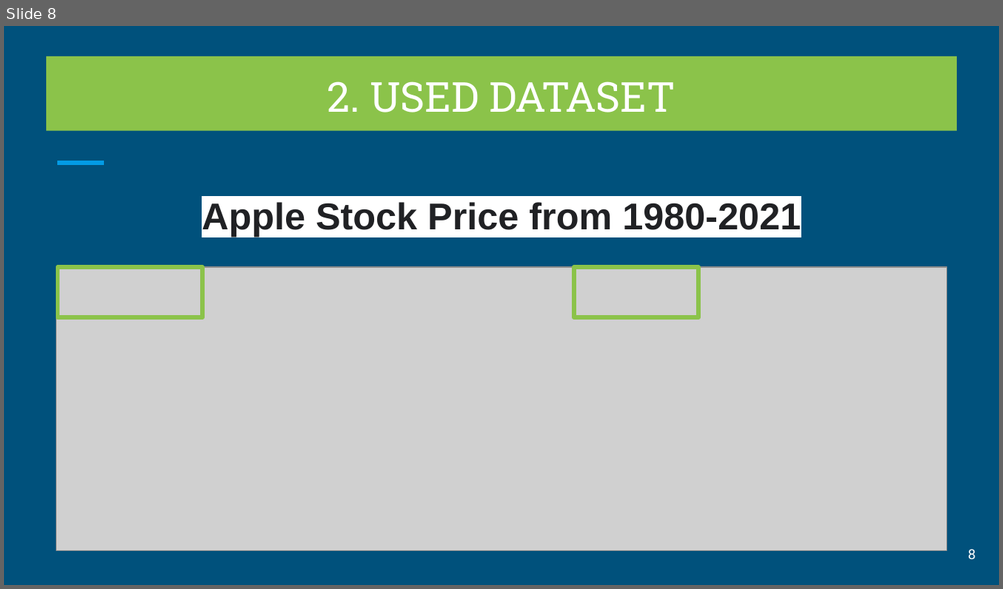
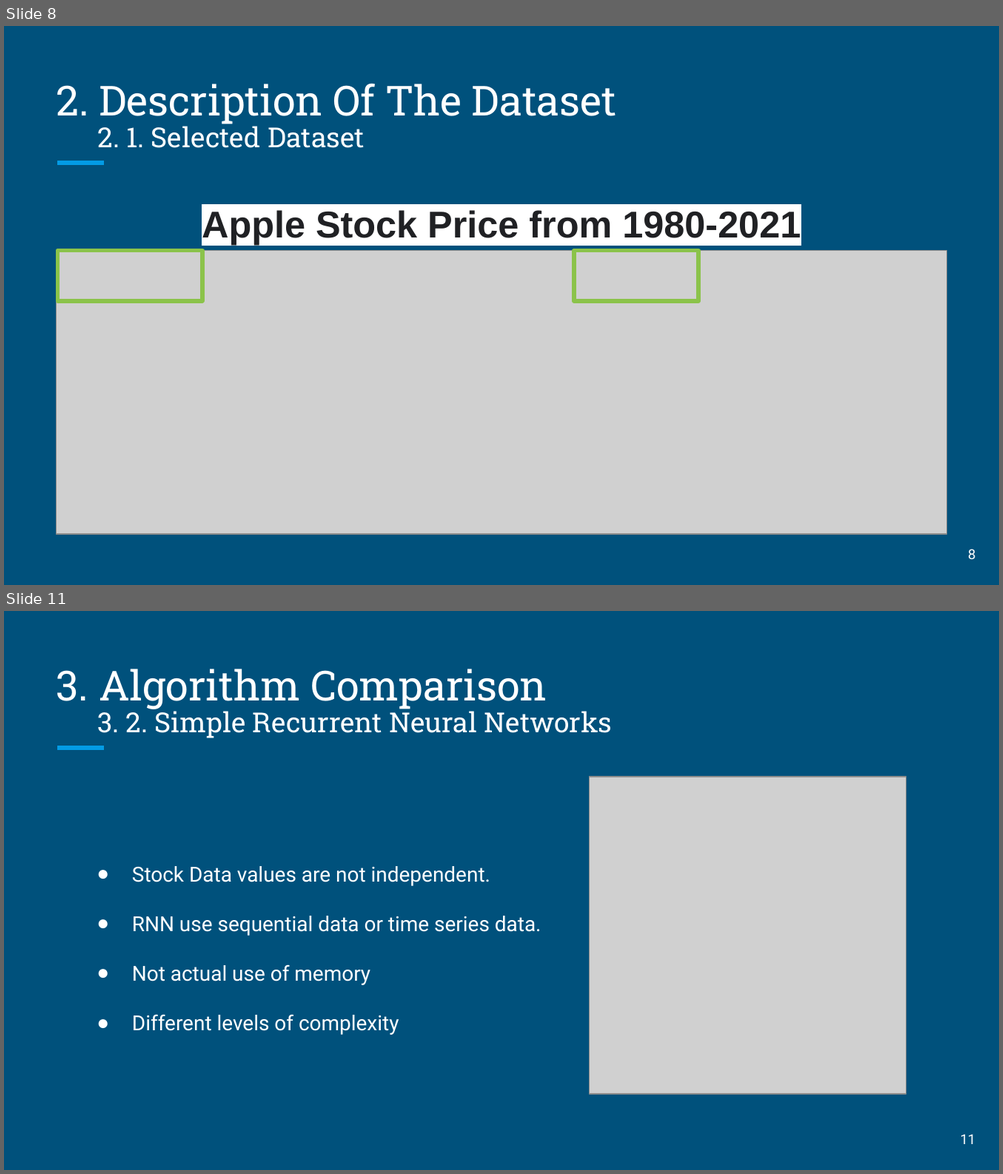
Before and after one commit to ferriitoo/CS584-Machine-Learning, a slide deck: project/CS584-ML-Project.pptx. Shown one above the other, each under a label of ours: slide 8 before the commit, slides 8 and 11 after it; the slides between them are not shown. The pictures are 1003x589 and 1003x1174 pixels, drawn with LibreOffice and Linux fonts; fonts in the diff are those of the drawing; grey boxes stand for pictures. Boxes give left, top, right and bottom in pixels: in the first picture for what was removed or moved away, otherwise in the second. Text is boxed around its words. In the diff, an @@ line names an element or a change of style, - is before the commit and + after.

```diff
--- a/project/CS584-ML-Project.pptx
+++ b/project/CS584-ML-Project.pptx
@@ slide 11 added at [4,611,999,1170], background #00517C; not listed: 1 template element that a slide beside it also shows @@
@@ title added at [56,669,547,709], 30 pt, text #FFFFFF @@
+3. Algorithm Comparison
@@ text added at [97,707,612,738], 20 pt, text #FFFFFF @@
+3. 2. Simple Recurrent Neural Networks
@@ picture added at [589,777,905,1094] @@
@@ text added at [132,866,541,1035], 15 pt, text #FFFFFF @@
+● Stock Data values are not independent.
+● RNN use sequential data or time series data.
+● Not actual use of memory
+● Different levels of complexity
@@ page number added at [960,1134,976,1145], 10 pt, text #FFFFFF @@
+11
@@ slide 8 changed as well @@
@@ title "2. Description Of The Dataset": place and size @@
-title "2. Description Of The Dataset" at [45,56,956,130]
+title "2. Description Of The Dataset" at [56,83,617,124]
@@ title "2. Description Of The Dataset" at [56,83,617,124]: fill #8BC34A to none @@
@@ title at [56,83,617,124]: text changed @@
-2. USED DATASET
+2. Description Of The Dataset
@@ text added at [97,122,364,148], 20 pt, text #FFFFFF @@
+2. 1. Selected Dataset
@@ text "Apple Stock Price from 1980-2021": place and size @@
-text "Apple Stock Price from 1980-2021" at [202,202,800,237]
+text "Apple Stock Price from 1980-2021" at [202,210,800,245]
@@ 2 rectangles, 1 picture: place and size @@
-2 rectangles, 1 picture at [57,268,947,551]
+2 rectangles, 1 picture at [57,251,947,534]
```
Also in this commit, not shown: 9 other slides changed, 7 other slides added, 6 slides removed, 1 other file.
